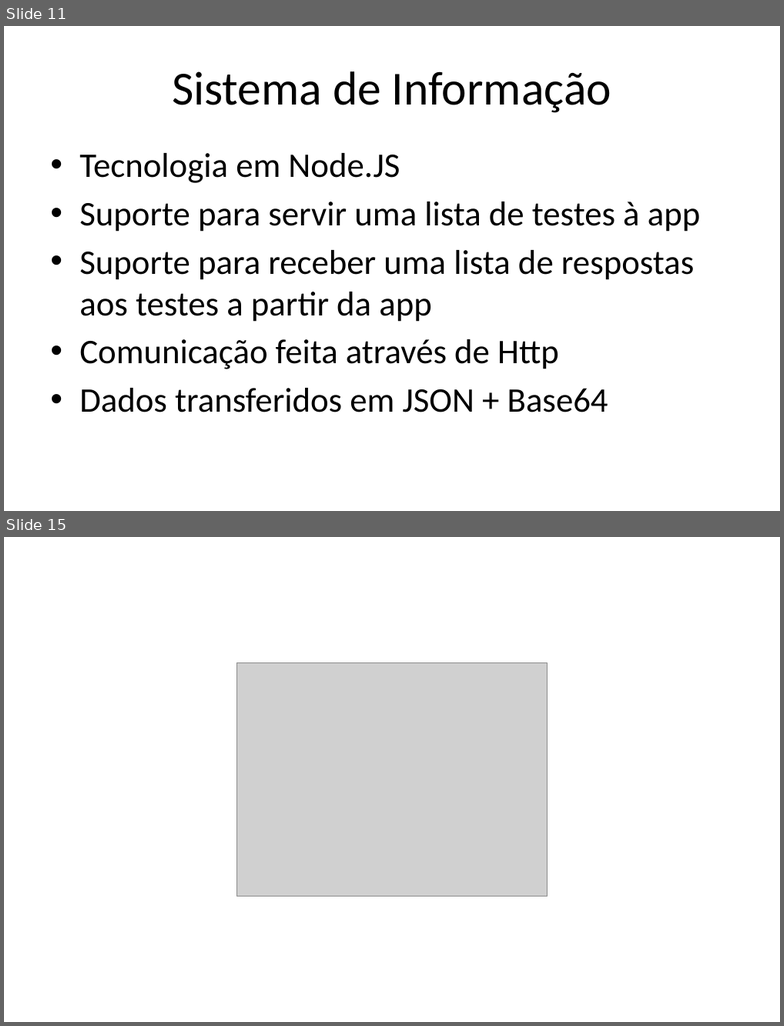
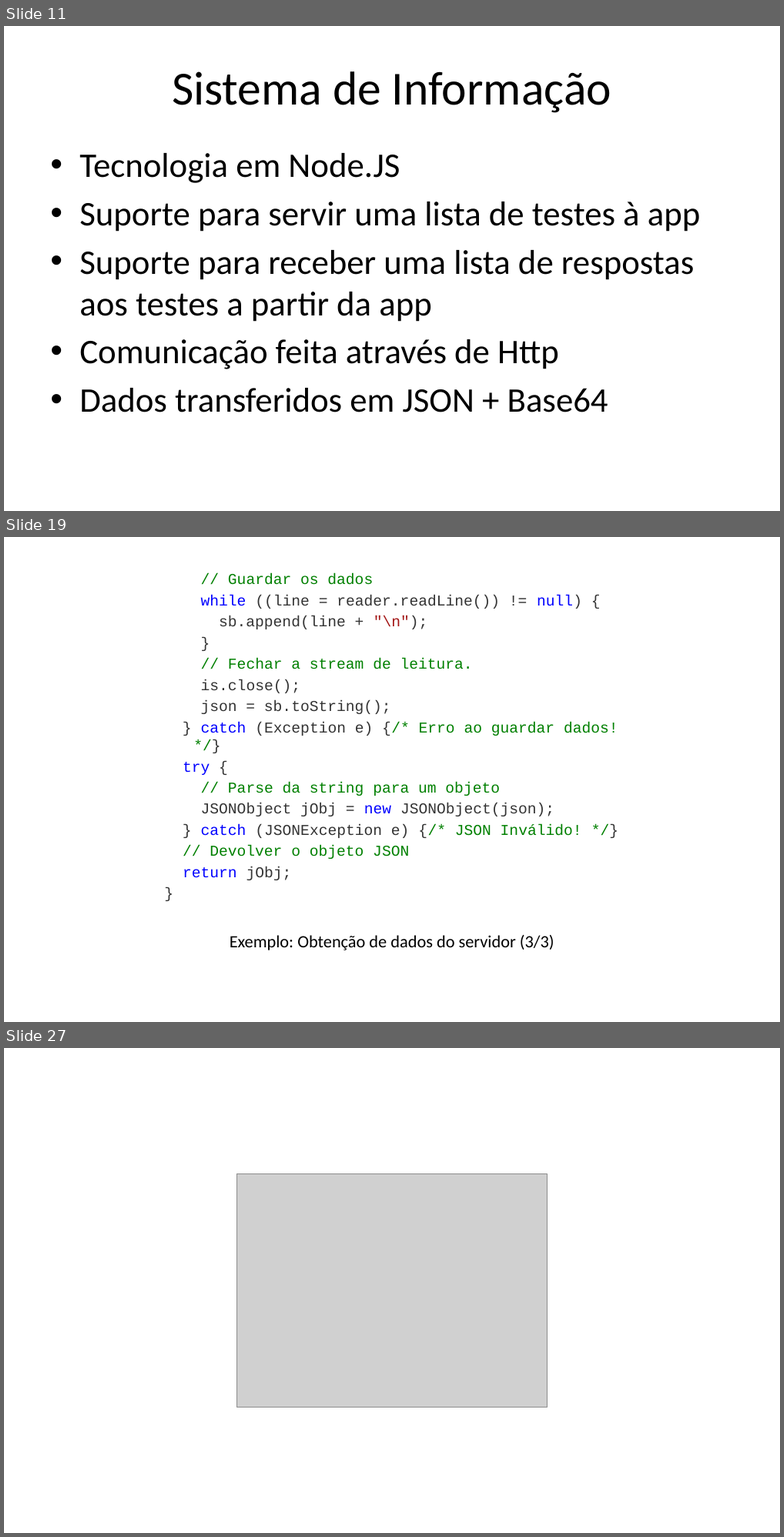
Before and after one commit to iptomar/letrinhas_si, a slide deck: Apresentacoes/v01.pptx. Shown one above the other, each under a label of ours: slides 11 and 15 before the commit, slides 11, 19 and 27 after it; the slides between them are not shown. The pictures are 784x1026 and 784x1537 pixels, drawn with LibreOffice and Linux fonts; fonts in the diff are those of the drawing; grey boxes stand for pictures; background and template pictures are left out. Boxes give left, top, right and bottom in pixels: in the first picture for what was removed or moved away, otherwise in the second. Text is boxed around its words. In the diff, an @@ line names an element or a change of style, - is before the commit and + after.

Commit message:
Adição de exemplos da API Android para parsing de JSON e execução de HTTP requests para o servidor.

```diff
--- a/Apresentacoes/v01.pptx
+++ b/Apresentacoes/v01.pptx
@@ slide 19 added at [4, 537, 780, 1022], background #FFFFFF @@
@@ text added at [183, 574, 618, 880], 14 pt, text #333333 @@
+// Guardar os dados
+while ((line = reader.readLine()) != null) {
+sb.append(line + "\n");
+}
+// Fechar a stream de leitura.
+is.close();
+json = sb.toString();
+} catch (Exception e) {/* Erro ao guardar dados! */}
+try {
+// Parse da string para um objeto
+JSONObject jObj = new JSONObject(json);
+} catch (JSONException e) {/* JSON Inválido! */}
+// Devolver o objeto JSON
+return jObj;
+}
@@ text added at [230, 935, 555, 950], 16 pt, text #000000 @@
+Exemplo: Obtenção de dados do servidor (3/3)
@@ what was slide 15 is now slide 27 @@
```
Also in this commit, not shown: 3 slides changed, 13 other slides added, 1 slide removed.
